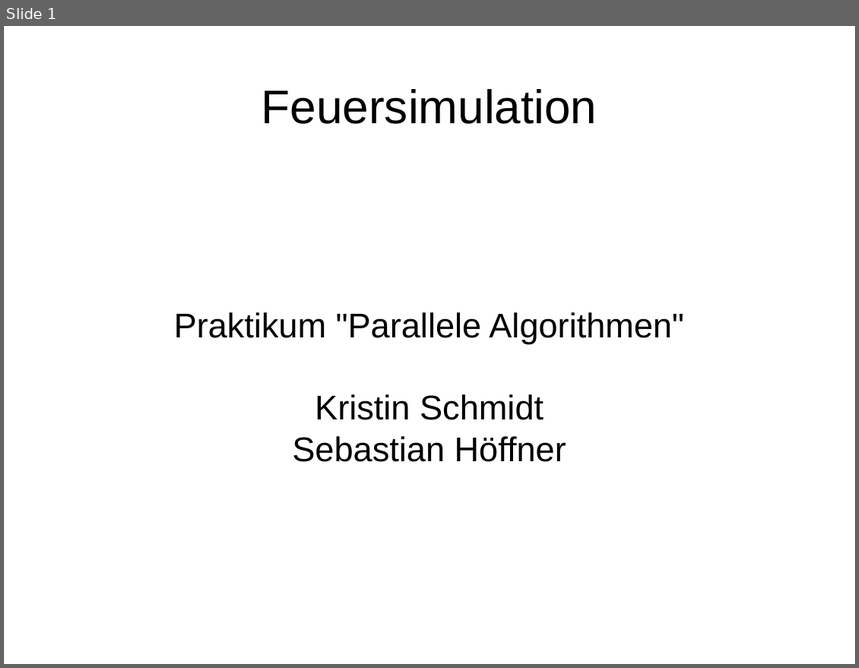
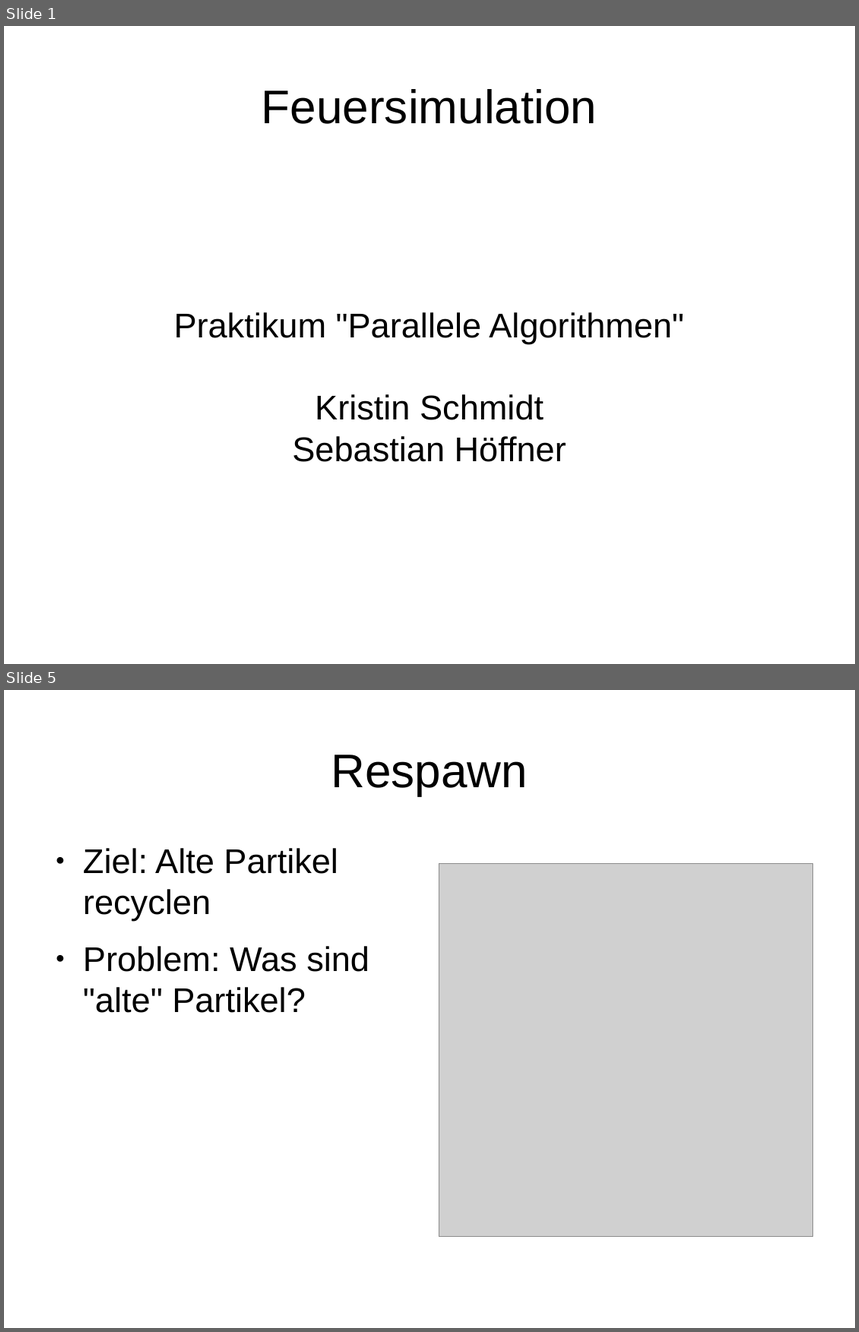
Before and after one commit to krschmidt1/PA-Praktikum, a slide deck: Screenshots/Präsentation.odp. Shown one above the other, each under a label of ours: slide 1 before the commit, slides 1 and 5 after it; the slides between them are not shown. The pictures are 859x668 and 859x1332 pixels, drawn with LibreOffice and Linux fonts; fonts in the diff are those of the drawing; grey boxes stand for pictures. Boxes give left, top, right and bottom in pixels: in the first picture for what was removed or moved away, otherwise in the second. Text is boxed around its words. In the diff, an @@ line names an element or a change of style, - is before the commit and + after.

```diff
--- a/Screenshots/Präsentation.odp
+++ b/Screenshots/Präsentation.odp
@@ slide 5 added at [4, 690, 855, 1328], background #FFFFFF @@
@@ title added at [331, 755, 528, 796], 44 pt, text #000000 @@
+Respawn
@@ text added at [83, 848, 370, 1013], 32 pt, text #000000 @@
+● Ziel: Alte Partikel recyclen
+● Problem: Was sind "alte" Partikel?
@@ picture added at [439, 864, 813, 1237] @@
```
Also in this commit, not shown: 5 slides changed, 3 other slides added, 1 slide removed, 7 other files.
